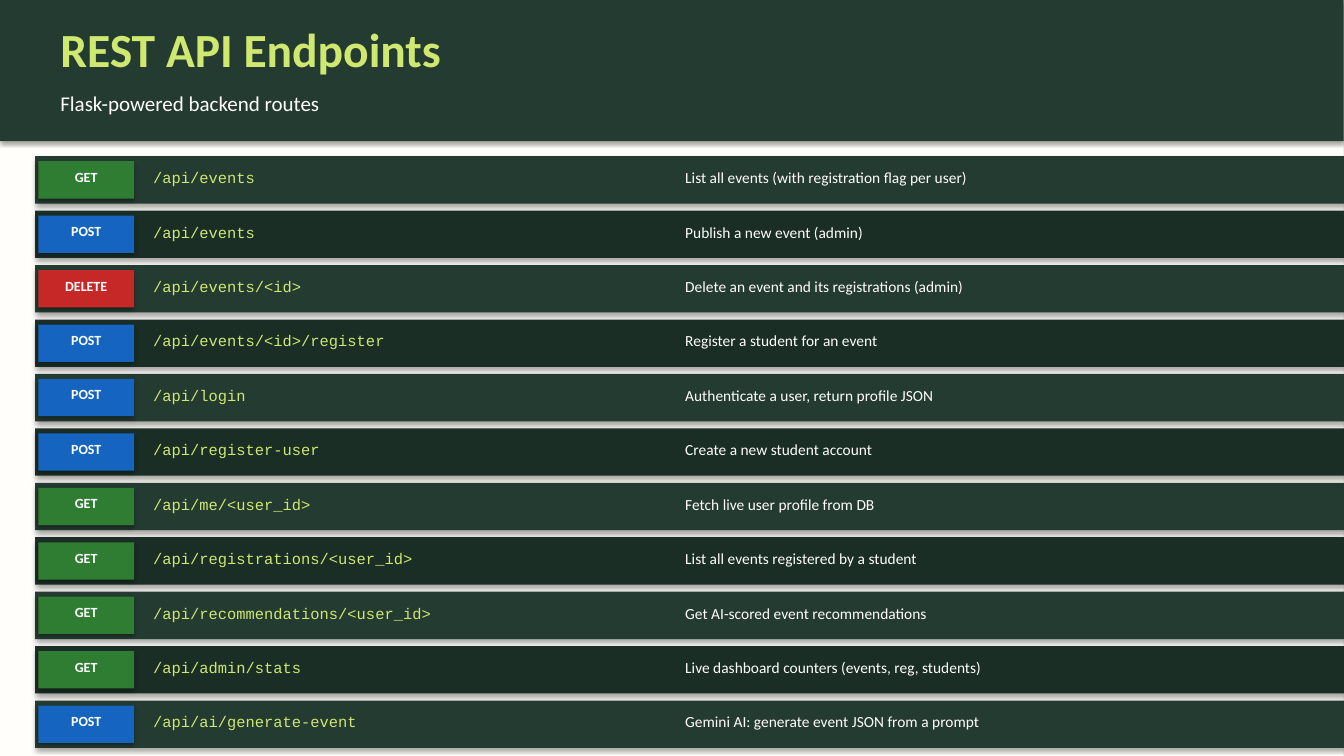
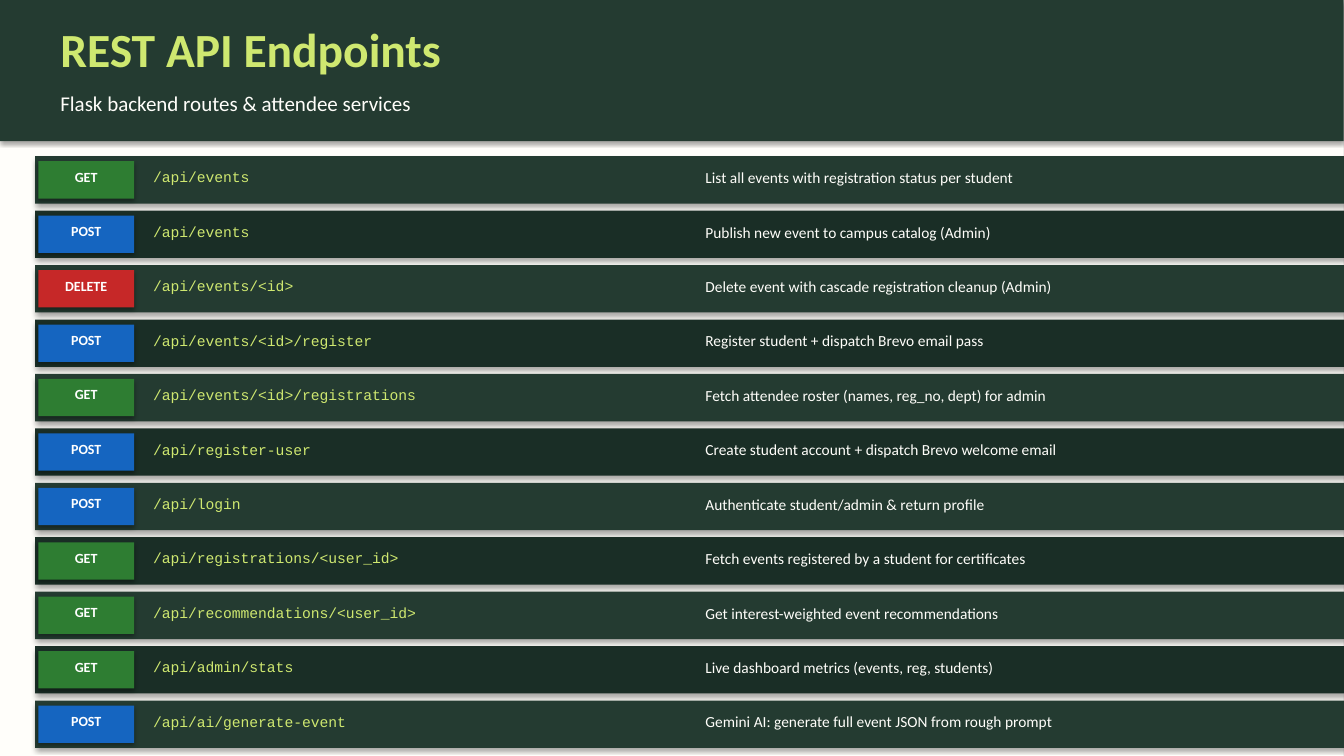
Before and after one commit to Abhi7Prajapathi/Events, a slide deck: slide 10 of CampusCircle_Presentation.pptx. Drawn at 1344x756 pixels with LibreOffice and Linux fonts; fonts in the diff are those of the drawing. Boxes give left, top, right and bottom in pixels: in the first picture for what was removed or moved away, otherwise in the second. Text is boxed around its words. In the diff, an @@ line names an element or a change of style, - is before the commit and + after.

Commit message:
feat: Admin event attendee roster view, CSV export, and updated PPT deck with Brevo & attendee features

```diff
--- a/CampusCircle_Presentation.pptx
+++ b/CampusCircle_Presentation.pptx
@@ text at [60, 96, 411, 111]: text changed @@
-Flask-powered backend routes
+Flask backend routes & attendee services
@@ text at [705, 172, 1013, 186]: text changed @@
-List all events (with registration flag per user)
+List all events with registration status per student
@@ text at [705, 227, 990, 241]: text changed @@
-Publish a new event (admin)
+Publish new event to campus catalog (Admin)
@@ text at [705, 281, 1051, 295]: text changed @@
-Delete an event and its registrations (admin)
+Delete event with cascade registration cleanup (Admin)
@@ text at [705, 335, 984, 349]: text changed @@
-Register a student for an event
+Register student + dispatch Brevo email pass
@@ rectangle at [38, 379, 134, 416]: fill #1565C0 to #2E7D32 @@
@@ text "GET": place and size @@
-text "GET" at [75, 499, 98, 508]
+text "GET" at [75, 390, 98, 399]
@@ text at [153, 389, 416, 403]: text changed; size 11 to 10.5 pt @@
-/api/login
+/api/events/<id>/registrations
@@ text at [705, 390, 1045, 404]: text changed @@
-Authenticate a user, return profile JSON
+Fetch attendee roster (names, reg_no, dept) for admin
@@ text at [705, 444, 1056, 458]: text changed @@
-Create a new student account
+Create student account + dispatch Brevo welcome email
@@ rectangle at [38, 488, 134, 525]: fill #2E7D32 to #1565C0 @@
@@ text "POST": place and size @@
-text "POST" at [71, 390, 101, 399]
+text "POST" at [71, 499, 101, 508]
@@ text at [153, 498, 241, 512]: text changed; size 11 to 10.5 pt @@
-/api/me/<user_id>
+/api/login
@@ text at [705, 499, 984, 513]: text changed @@
-Fetch live user profile from DB
+Authenticate student/admin & return profile
@@ text at [705, 553, 1026, 567]: text changed @@
-List all events registered by a student
+Fetch events registered by a student for certificates
@@ text at [705, 608, 998, 622]: text changed @@
-Get AI-scored event recommendations
+Get interest-weighted event recommendations
@@ text at [705, 662, 993, 676]: text changed @@
-Live dashboard counters (events, reg, students)
+Live dashboard metrics (events, reg, students)
@@ size 11 to 10.5 pt in 9 elements at [153, 172, 249, 185], [153, 226, 249, 240], [153, 281, 293, 294], [153, 335, 372, 349], [153, 444, 311, 458], [153, 553, 398, 566], [153, 607, 416, 621], [153, 662, 293, 675], [153, 716, 346, 730] @@
@@ text at [705, 716, 1052, 730]: text changed @@
-Gemini AI: generate event JSON from a prompt
+Gemini AI: generate full event JSON from rough prompt
```
Also in this commit, not shown: 10 other slides changed, 3 other files.
